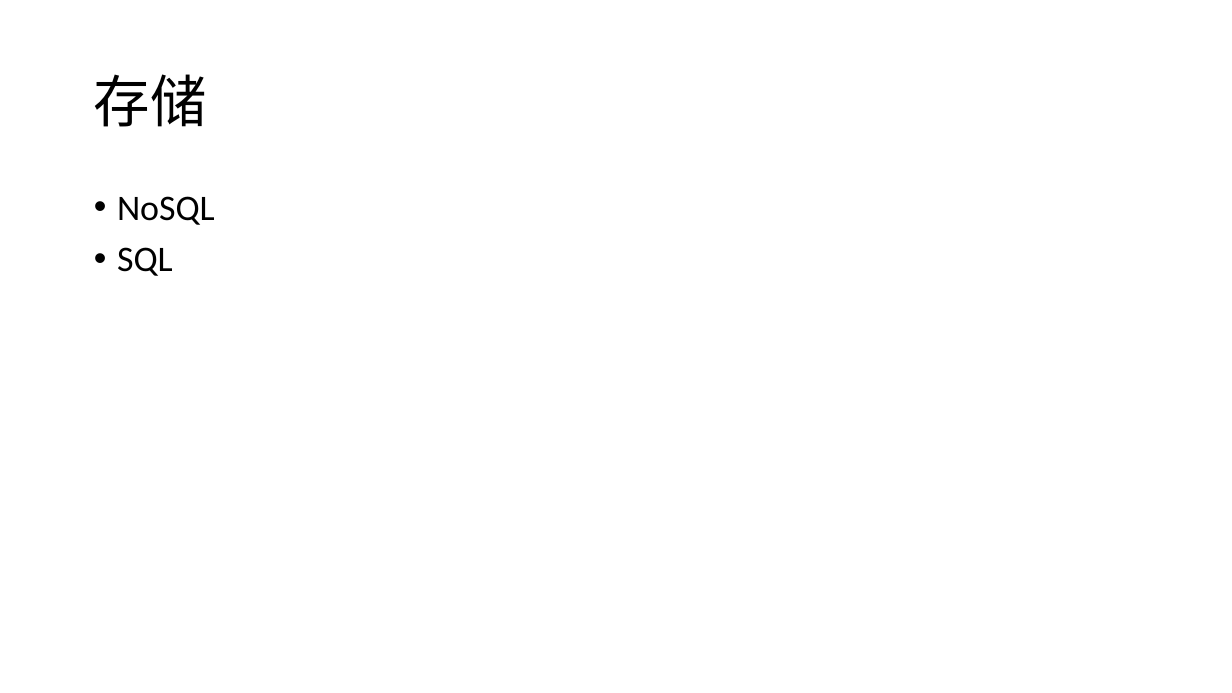
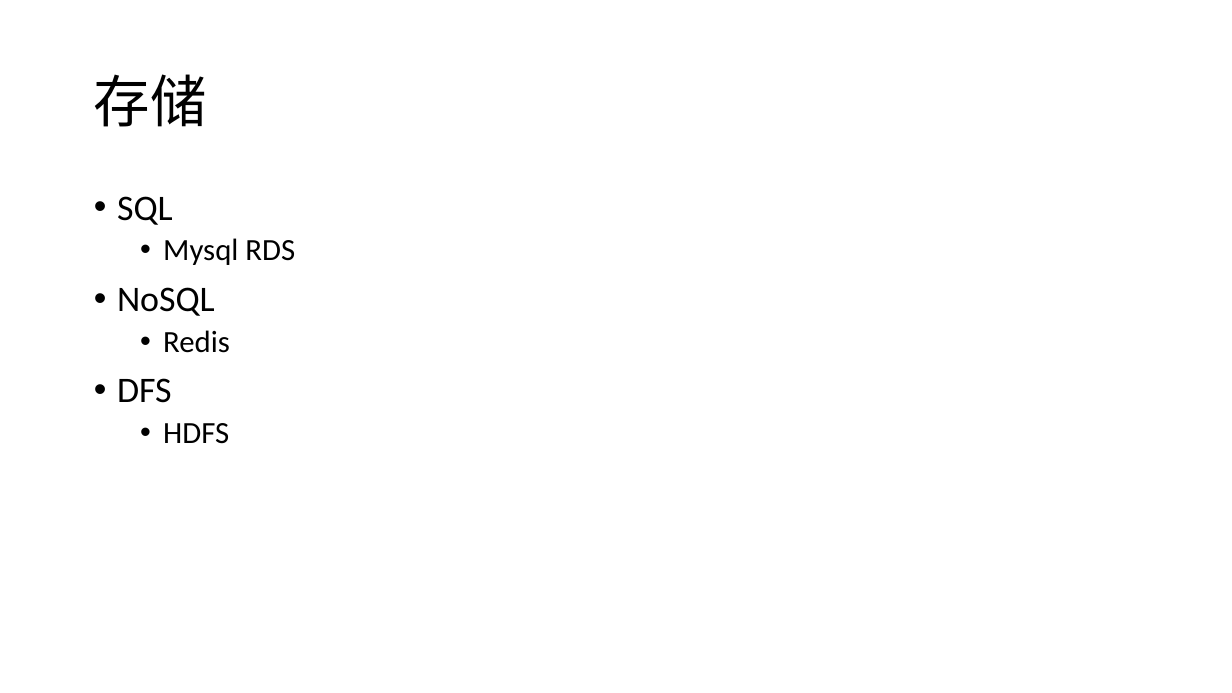
Before and after one commit to 1303575952/ExchangeAgg, a slide deck: slide 38 of doc/Coin.pptx (slide 6 before the commit). Drawn at 1232x693 pixels with LibreOffice and Linux fonts; fonts in the diff are those of the drawing. Boxes give left, top, right and bottom in pixels: in the first picture for what was removed or moved away, otherwise in the second. Text is boxed around its words. In the diff, an @@ line names an element or a change of style, - is before the commit and + after.

```diff
--- a/doc/Coin.pptx
+++ b/doc/Coin.pptx
@@ text at (117,196,295,265): paragraphs added @@
+• SQL
+  • Mysql RDS
@@ text at (117,330,230,444): text changed; size 28 to 24 pt @@
-• SQL
+  • Redis
+• DFS
+  • HDFS
```
Also in this commit, not shown: 6 other slides changed, 57 slides added, 22 slides removed, 1 other file.
